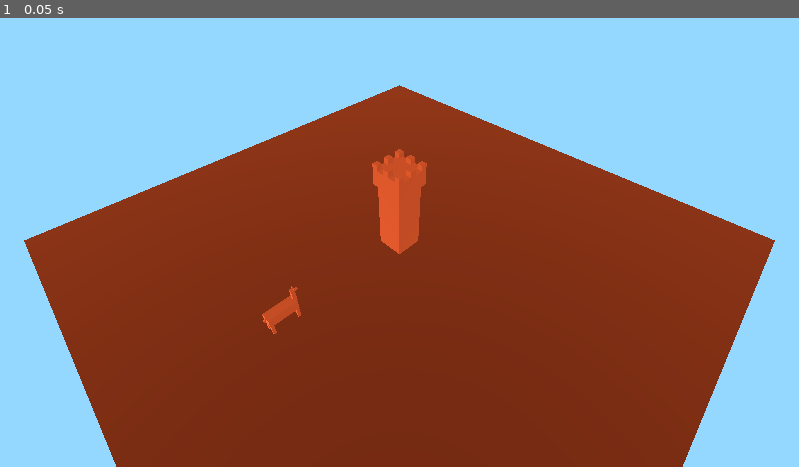
Above: before the commit, frame 1.
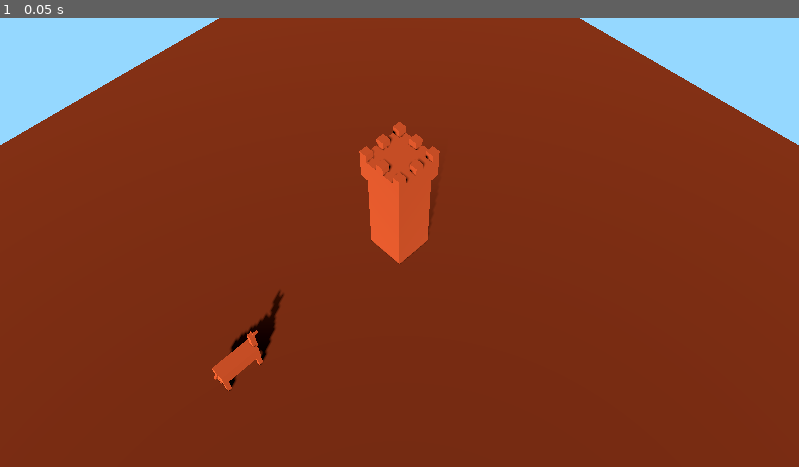
Above: after the commit, the same moment.

Repository: mjviljan/godot4-3d-camera-movement-template
Game: Godot game, scene res://World.tscn
Two runs of this game, one before a commit and one after it. Both use one fixed random seed, a clock stepped at 60 frames per second and the inputs below.
Inputs:
- Up to frame 1 (0.05 s): no input

The runs differ from the first frame. In frame 1, 36% of the frame differs, in the area x 0-100%, y 0-100%.

Commit message:
Change the camera FoV to lessen the perspective effect

Diff:
--- a/World.tscn
+++ b/World.tscn
@@ -24,6 +24,7 @@
 [node name="DirectionalLight3D" type="DirectionalLight3D" parent="WorldEnvironment"]
 transform = Transform3D(0.881691, 0, 0.471828, -0.285653, 0.795907, 0.533792, -0.375531, -0.605419, 0.701744, 20, 20, 20)
 light_color = Color(1, 0.4, 0.2, 1)
+shadow_enabled = true
 sky_mode = 1
 
 [node name="Ground" type="StaticBody3D" parent="."]
@@ -34,8 +35,8 @@
 material = SubResource("ORMMaterial3D_74uph")
 
 [node name="Camera" type="Camera3D" parent="." node_paths=PackedStringArray("target")]
-transform = Transform3D(1, 0, 0, 0, 1, 0, 0, 0, 1, 35, 50, 35)
-fov = 62.247
+transform = Transform3D(0.707107, -0.5, 0.5, 0, 0.707107, 0.707107, -0.707107, -0.5, 0.5, 35, 75, 35)
+fov = 35.0
 script = ExtResource("1_y6do3")
 target = NodePath("../CameraTarget")
 
